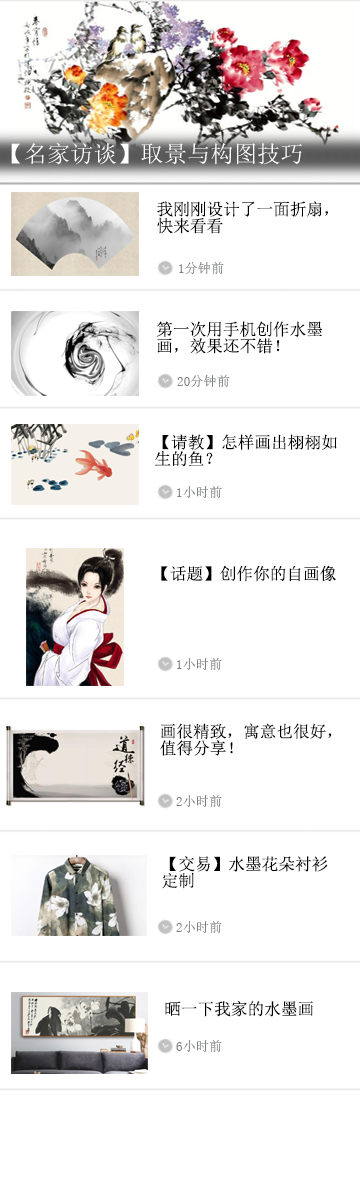
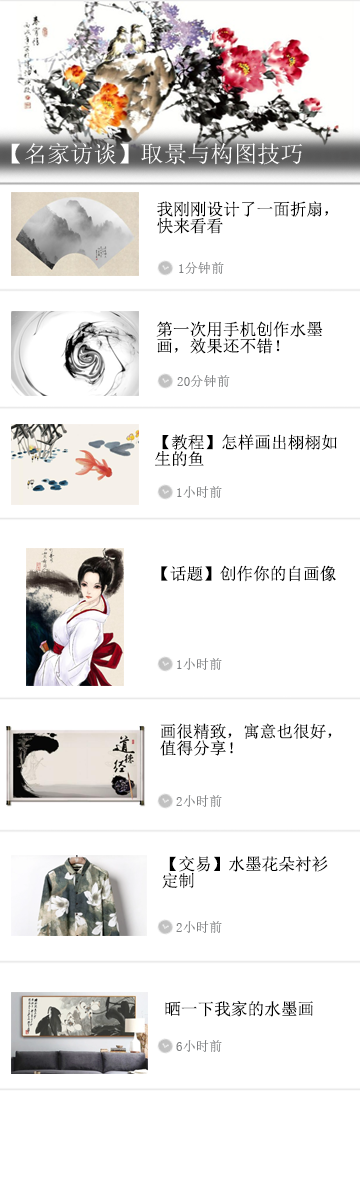
Layered file, before and after one edit (360x1200). Changes by layer:
renamed "【请教】怎样画出栩栩如 生的鱼？" to "【教程】怎样画出栩栩如 生的鱼", painted on it over [171, 434, 213, 464]
